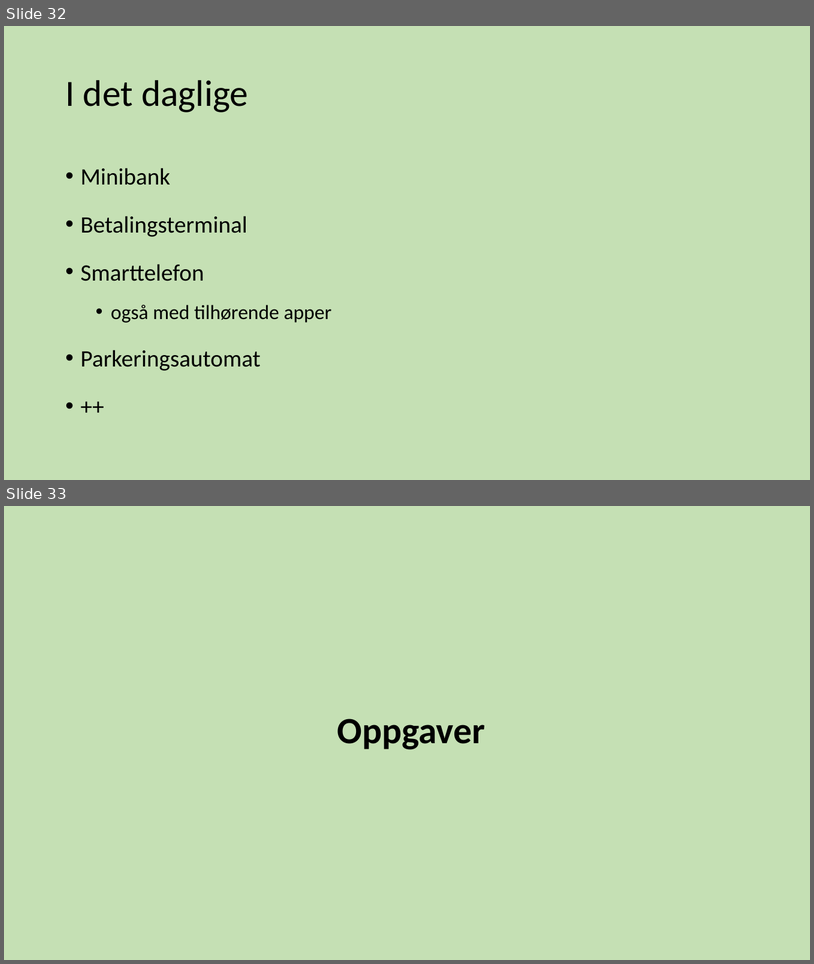
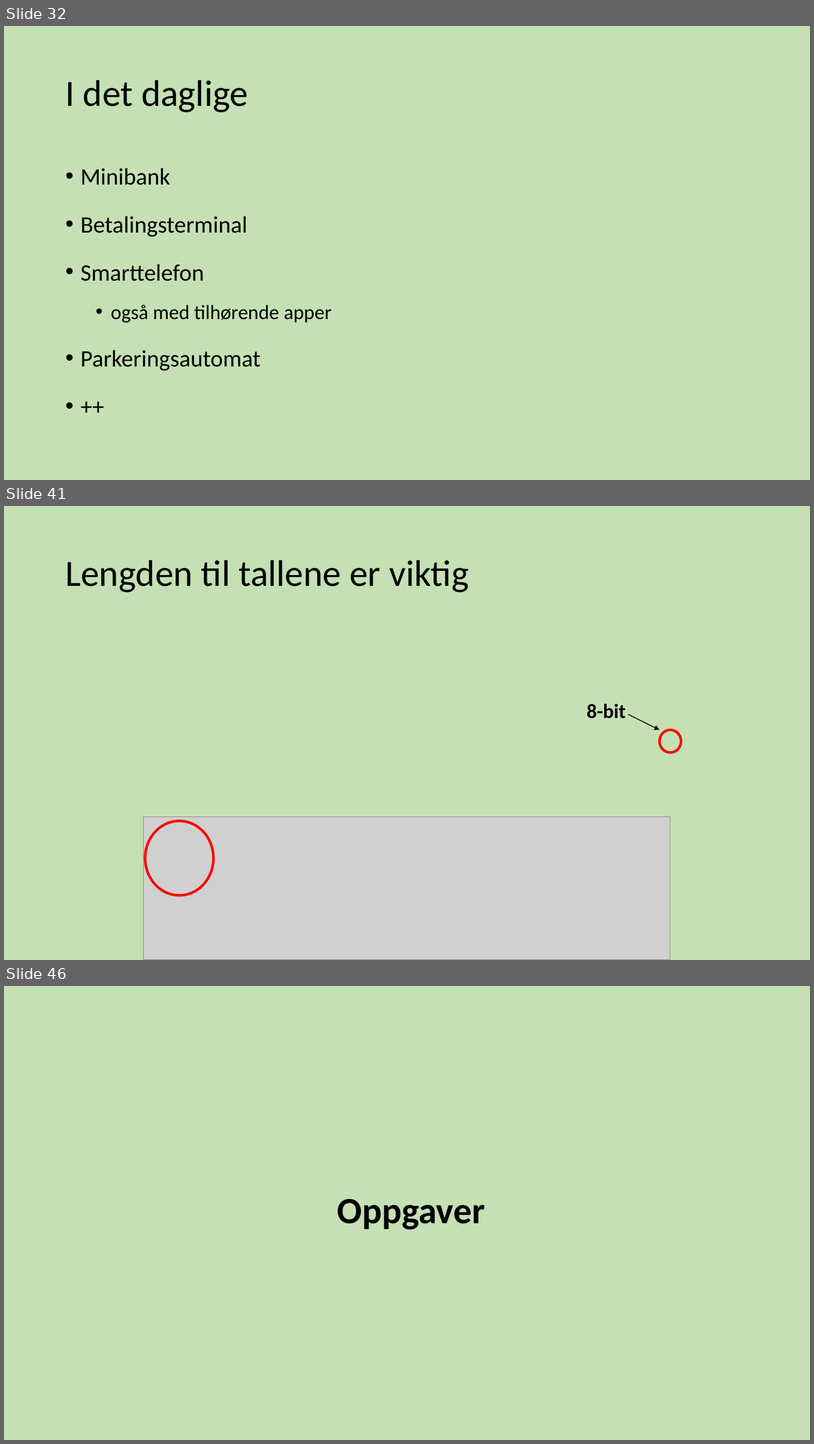
Before and after one commit to tabmy/SommerkursProg17, a slide deck: Forelesninger/ProgKursMandag.pptx. Shown one above the other, each under a label of ours: slides 32 and 33 before the commit, slides 32, 41 and 46 after it; the slides between them are not shown. The pictures are 814x964 and 814x1444 pixels, drawn with LibreOffice and Linux fonts; fonts in the diff are those of the drawing; grey boxes stand for pictures. Boxes give left, top, right and bottom in pixels: in the first picture for what was removed or moved away, otherwise in the second. Text is boxed around its words. In the diff, an @@ line names an element or a change of style, - is before the commit and + after.

```diff
--- a/Forelesninger/ProgKursMandag.pptx
+++ b/Forelesninger/ProgKursMandag.pptx
@@ slide 41 added at bbox=[4, 506, 810, 960], background #C5E0B4 @@
@@ title added at bbox=[65, 560, 469, 592], 44 pt, text #000000 @@
+Lengden til tallene er viktig
@@ text added at bbox=[587, 703, 626, 718], 24 pt, text #000000, bold @@
+8-bit
@@ arrow added from (629, 714) to (660, 730), #000000 1 pt @@
@@ ellipse added at bbox=[660, 730, 681, 753], outline #FF0000 3 pt @@
@@ picture added at bbox=[144, 816, 671, 960] @@
@@ ellipse added at bbox=[145, 820, 213, 895], outline #FF0000 3 pt @@
@@ what was slide 33 is now slide 46 @@
```
Also in this commit, not shown: 4 slides changed, 12 other slides added, 2 other files.
